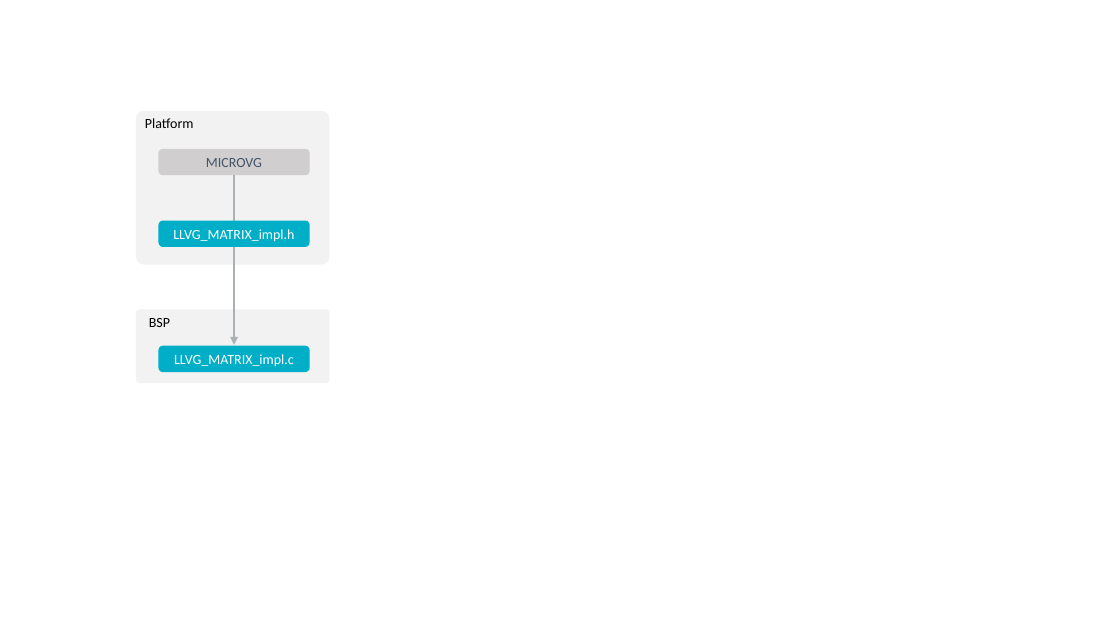
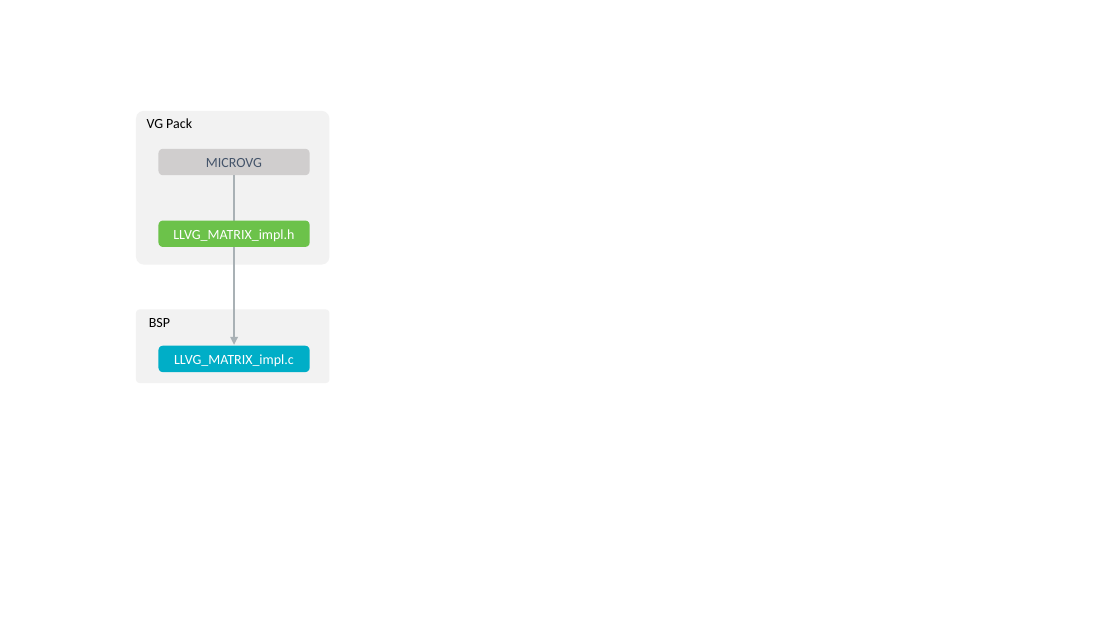
Before and after one commit to MicroEJ/docs, a slide deck: slide 3 of VEEPortingGuide/images/vgLL.pptx. Drawn at 1120x630 pixels with LibreOffice and Linux fonts; fonts in the diff are those of the drawing. Boxes give left, top, right and bottom in pixels: in the first picture for what was removed or moved away, otherwise in the second. Text is boxed around its words. In the diff, an @@ line names an element or a change of style, - is before the commit and + after.

```diff
--- a/VEEPortingGuide/images/vgLL.pptx
+++ b/VEEPortingGuide/images/vgLL.pptx
@@ text at [147, 118, 192, 128]: text changed @@
-Platform
+VG Pack
@@ rounded rectangle "LLVG_MATRIX_impl.h" at [159, 221, 310, 247]: fill #00AEC7 to #6CC24A @@
```
Also in this commit, not shown: 4 other slides changed, 1 slide added, 2 slides removed, 20 other files.
